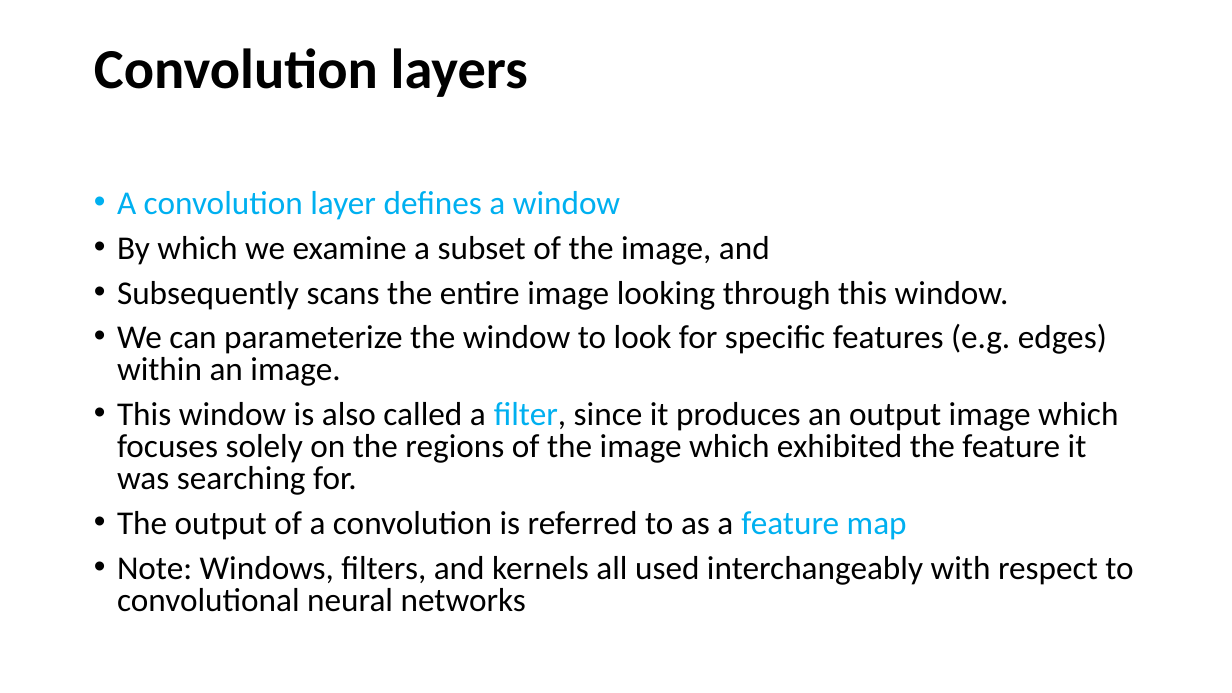
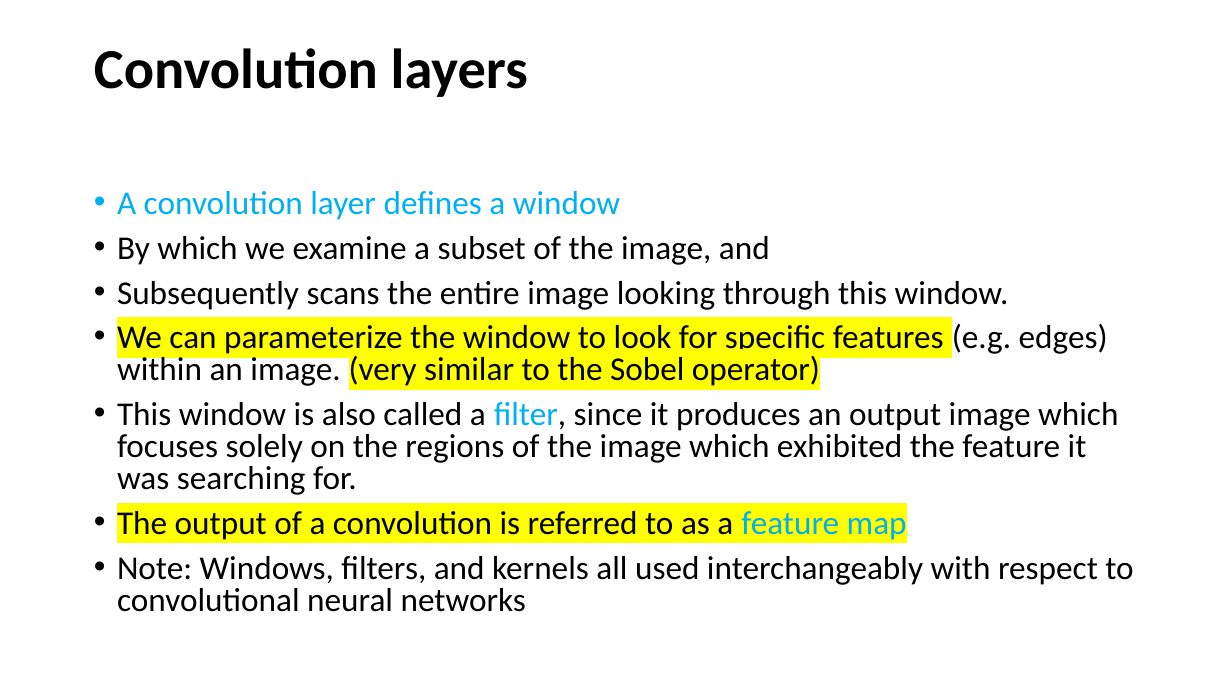
Before and after one commit to Ascii-Hermit/6thSem, a slide deck: slide 12 of DL/New/L7 Convolutional Neural Networks.pptx. Drawn at 1232x693 pixels with LibreOffice and Linux fonts; fonts in the diff are those of the drawing. Boxes give left, top, right and bottom in pixels: in the first picture for what was removed or moved away, otherwise in the second. Text is boxed around its words. In the diff, an @@ line names an element or a change of style, - is before the commit and + after.

```diff
--- a/DL/New/L7 Convolutional Neural Networks.pptx
+++ b/DL/New/L7 Convolutional Neural Networks.pptx
@@ text at (117,324,1108,386): text changed @@
-• We can parameterize the window to look for specific features (e.g. edges) within an image.
+• We can parameterize the window to look for specific features (e.g. edges) within an image. (very similar to the Sobel operator)
@@ text at (117,511,907,540): highlight none to #FFFF00 in "The output of a convolution is referred ..." @@
```
Also in this commit, not shown: 23 other slides changed, 3 other files.
